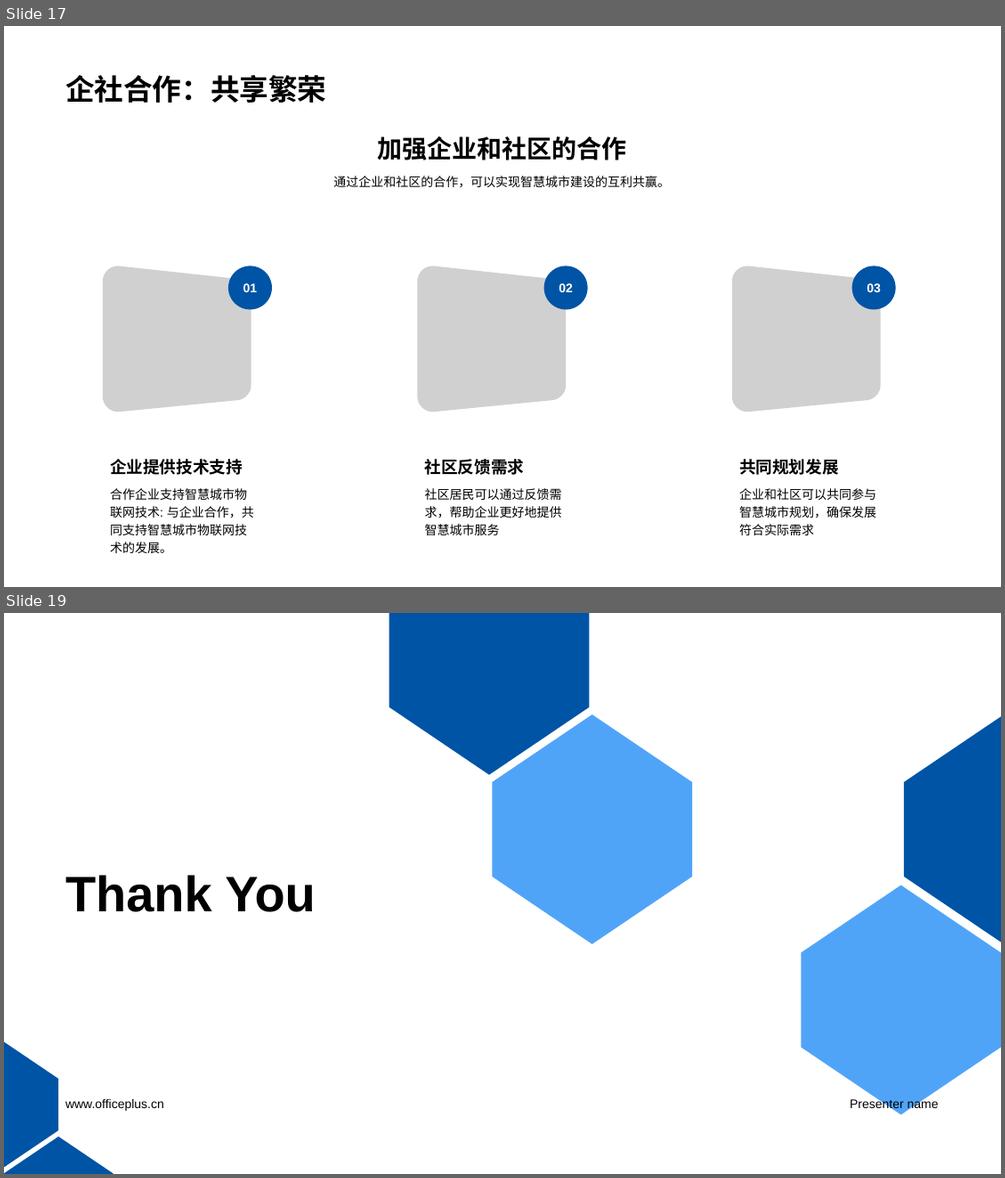
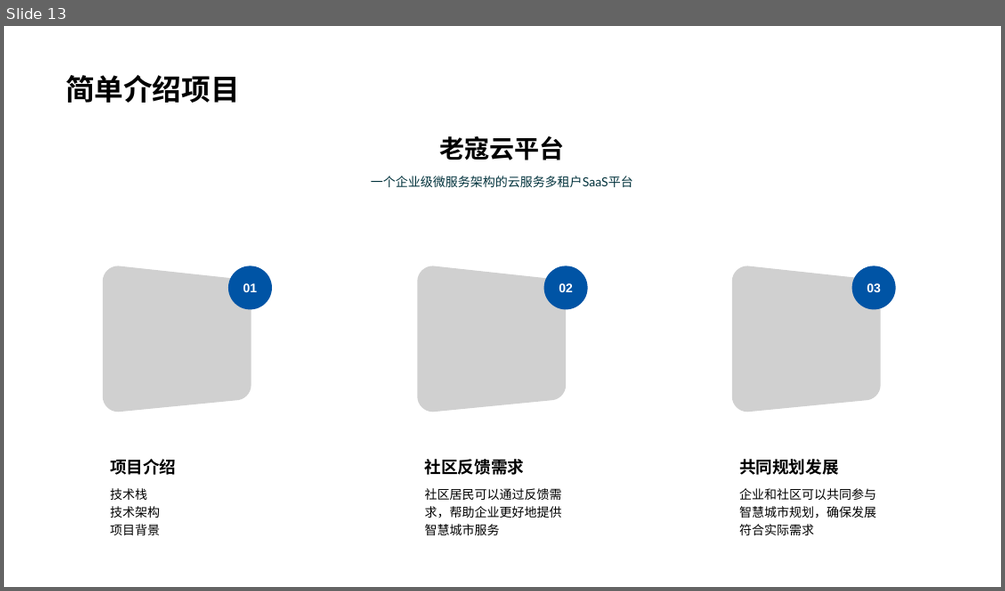
Before and after one commit to KouShenhai/KCloud-Platform-IoT, a slide deck: 老寇云平台-项目运行讲解.pptx. Shown one above the other, each under a label of ours: slides 17 and 19 before the commit, slide 13 after it; the slides between them are not shown. The pictures are 1005x1178 and 1005x591 pixels, drawn with LibreOffice and Linux fonts; fonts in the diff are those of the drawing; grey boxes stand for pictures; background and template pictures are left out. Boxes give left, top, right and bottom in pixels: in the first picture for what was removed or moved away, otherwise in the second. Text is boxed around its words. In the diff, an @@ line names an element or a change of style, - is before the commit and + after.

```diff
--- a/老寇云平台-项目运行讲解.pptx
+++ b/老寇云平台-项目运行讲解.pptx
@@ slide 19 removed at (4, 613, 1001, 1174), background #FFFFFF @@
@@ title removed at (65, 875, 316, 912) @@
-Thank You
@@ text removed at (65, 1099, 164, 1111) @@
-www.officeplus.cn
@@ text removed at (850, 1098, 938, 1111) @@
-Presenter name
@@ group removed at (4, 613, 1001, 1174): 6 freeform shapes @@
@@ what was slide 17 is now slide 13 @@
@@ slide 13 changed as well @@
@@ title at (65, 75, 240, 103): text changed @@
-企社合作：共享繁荣
+简单介绍项目
@@ text at (439, 136, 564, 160): text changed @@
-加强企业和社区的合作
+老寇云平台
@@ text at (371, 176, 633, 187): text changed; font Arial to Lato; text colour #000000 to #00323C @@
-通过企业和社区的合作，可以实现智慧城市建设的互利共赢。
+一个企业级微服务架构的云服务多租户SaaS平台
@@ text at (110, 459, 176, 475): text changed @@
-企业提供技术支持
+项目介绍
@@ text at (110, 488, 160, 535): text changed @@
-合作企业支持智慧城市物联网技术: 与企业合作，共同支持智慧城市物联网技术的发展。
+技术栈
+技术架构
+项目背景
```
Also in this commit, not shown: 5 other slides changed, 5 slides added, 8 other slides removed, 2 other files.
